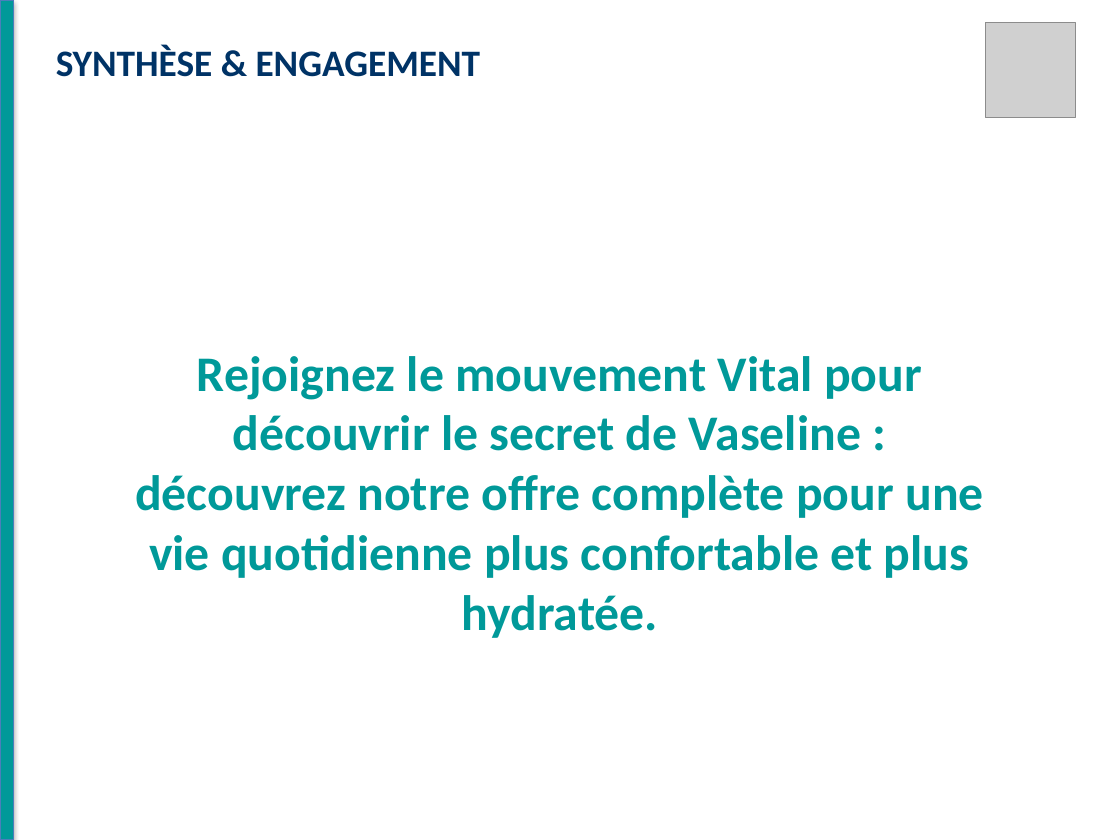
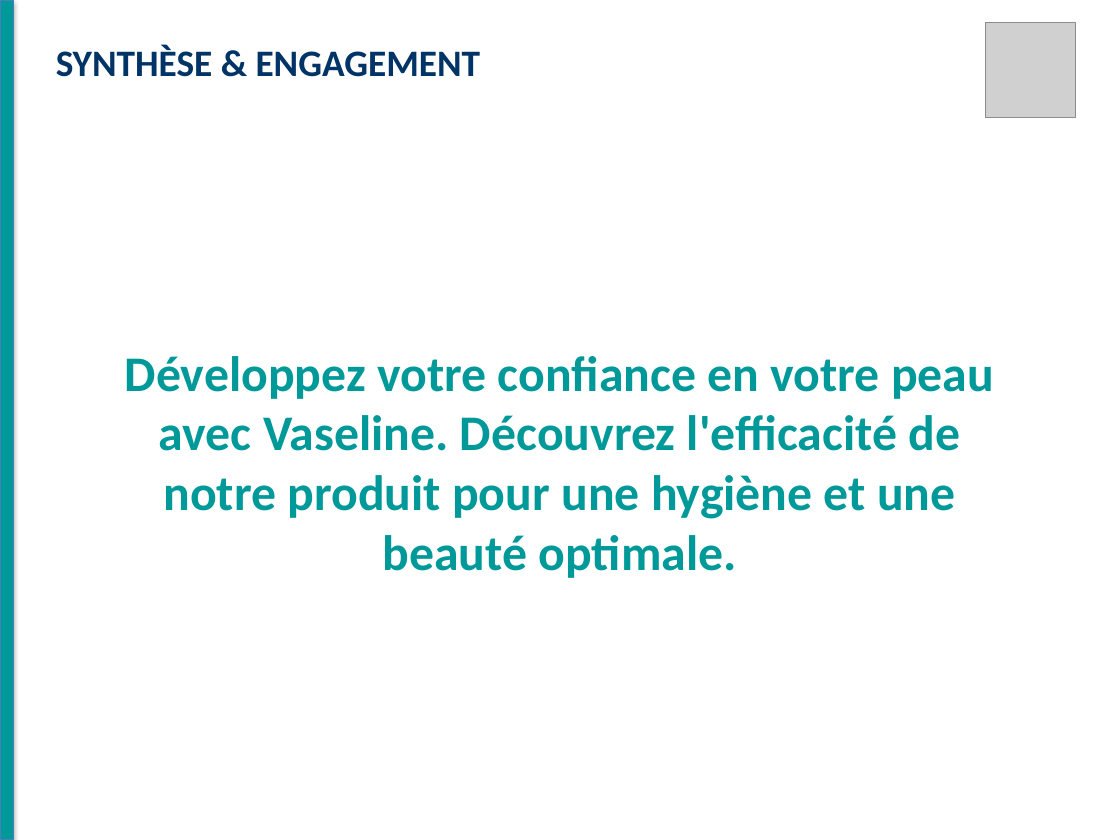
Before and after one commit to RayanAloui/Esprit-PIDS-4DS11-2026-Avatar, a slide deck: slide 6 of alia_django/apps/modeling/generated_presentations/Vaseline.pptx. Drawn at 1120x840 pixels with LibreOffice and Linux fonts; fonts in the diff are those of the drawing; grey boxes stand for pictures. Boxes give left, top, right and bottom in pixels: in the first picture for what was removed or moved away, otherwise in the second. Text is boxed around its words. In the diff, an @@ line names an element or a change of style, - is before the commit and + after.

```diff
--- a/alia_django/apps/modeling/generated_presentations/Vaseline.pptx
+++ b/alia_django/apps/modeling/generated_presentations/Vaseline.pptx
@@ text at (125,356,994,578): text changed @@
-Rejoignez le mouvement Vital pour découvrir le secret de Vaseline : découvrez notre offre complète pour une vie quotidienne plus confortable et plus hydratée.
+Développez votre confiance en votre peau avec Vaseline. Découvrez l'efficacité de notre produit pour une hygiène et une beauté optimale.
```
Also in this commit, not shown: 5 other slides changed, 43 other files.
